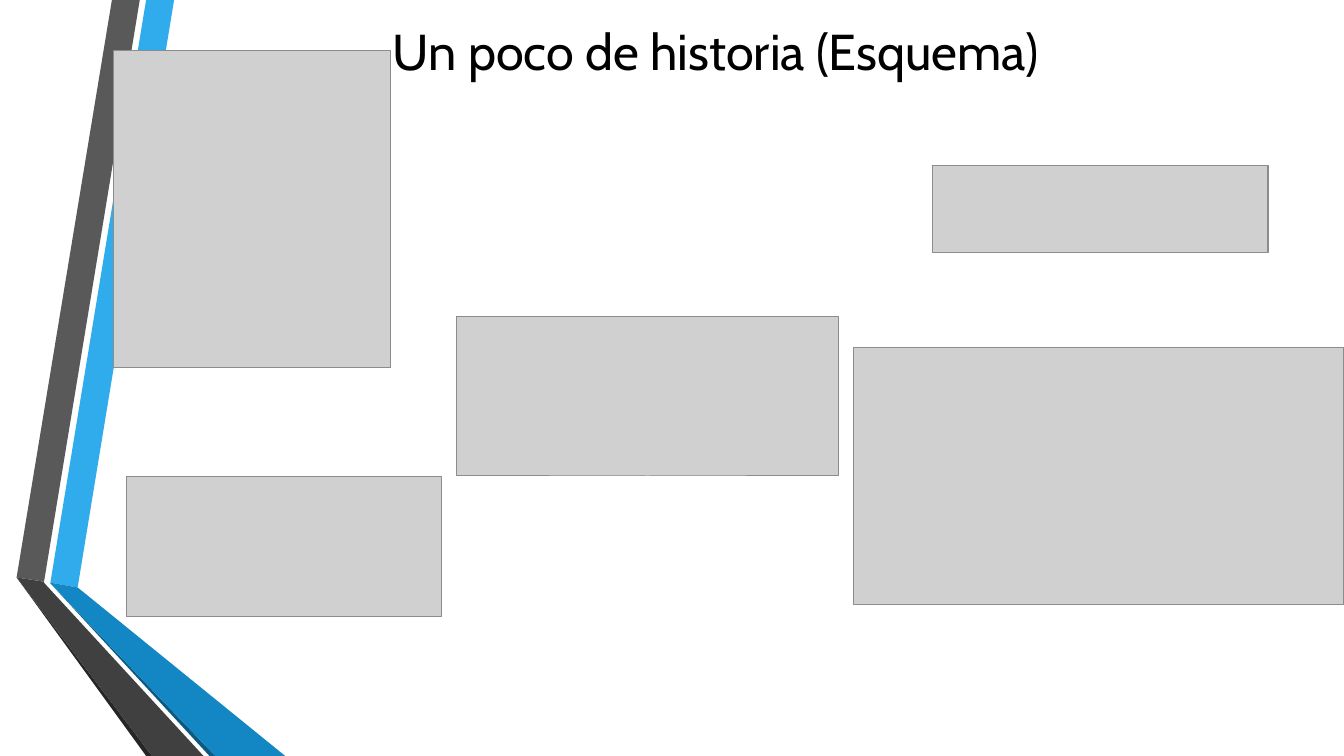
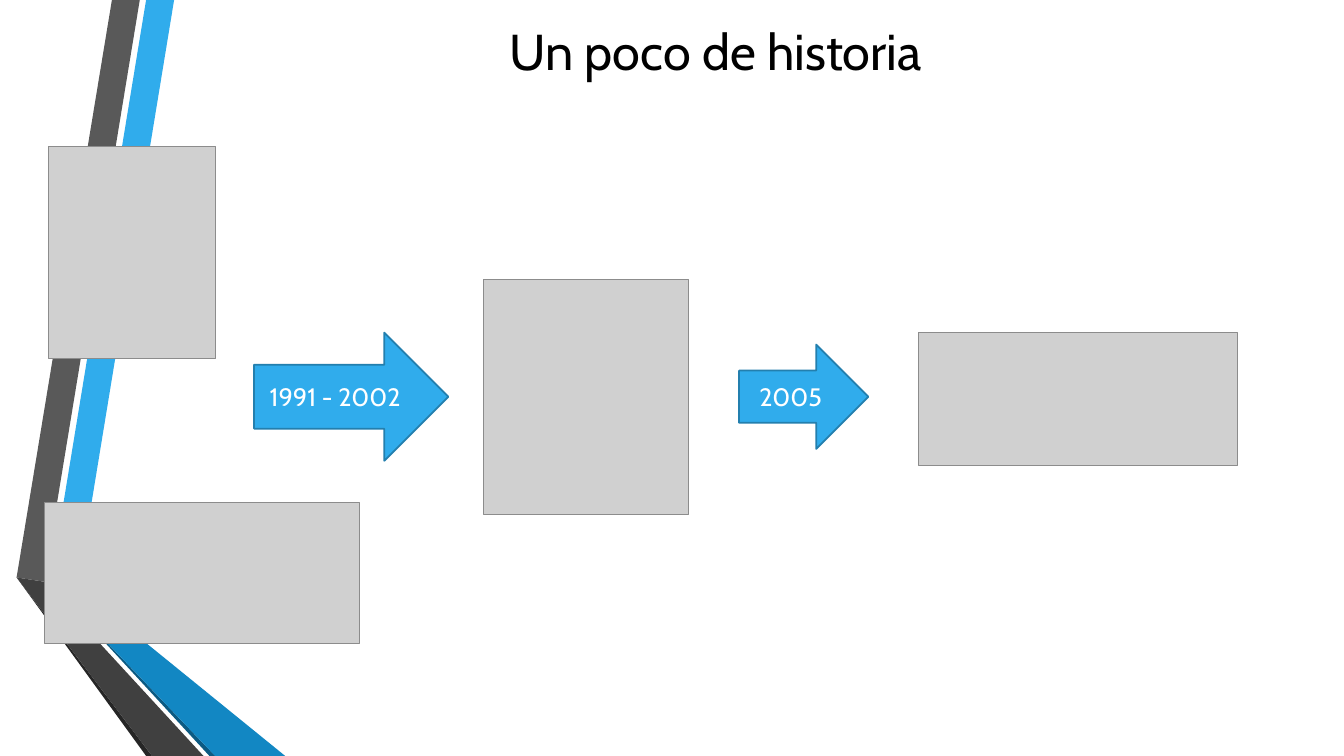
Before and after one commit to campus-digital/tutorialgit, a slide deck: slide 6 of documentos/Presentación3.pptx (slide 5 before the commit). Drawn at 1344x756 pixels with LibreOffice and Linux fonts; fonts in the diff are those of the drawing; grey boxes stand for pictures; background and template pictures are left out. Boxes give left, top, right and bottom in pixels: in the first picture for what was removed or moved away, otherwise in the second. Text is boxed around its words. In the diff, an @@ line names an element or a change of style, - is before the commit and + after.

```diff
--- a/documentos/Presentación3.pptx
+++ b/documentos/Presentación3.pptx
@@ title at [510,32,921,81]: text changed @@
-Un poco de historia (Esquema)
+Un poco de historia
@@ picture added at [49,146,217,359] @@
@@ picture removed at [933,165,1268,253] @@
@@ picture: place and size @@
-picture at [114,50,391,368]
+picture at [484,279,690,514]
@@ right arrow added at [254,333,449,461], fill #30ACEC, outline #247FAF 1.25 pt, 18 pt, text #FFFFFF @@
+1991 - 2002
@@ right arrow added at [739,345,868,450], fill #30ACEC, outline #247FAF 1.25 pt, 18 pt, text #FFFFFF @@
+2005
@@ picture removed at [854,348,1344,605] @@
@@ picture: place and size @@
-picture at [457,317,839,476]
+picture at [920,333,1238,466]
@@ picture: place and size @@
-picture at [127,476,442,617]
+picture at [44,503,359,644]
```
Also in this commit, not shown: 7 other slides changed, 5 slides added.
